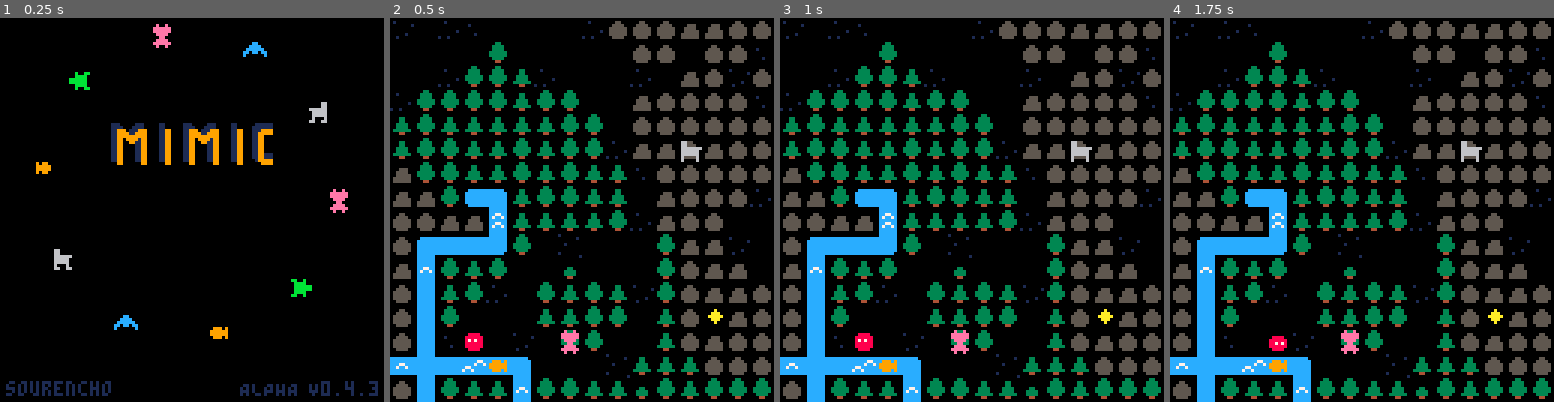
Above: before the commit, frames 1-4 (left to right).
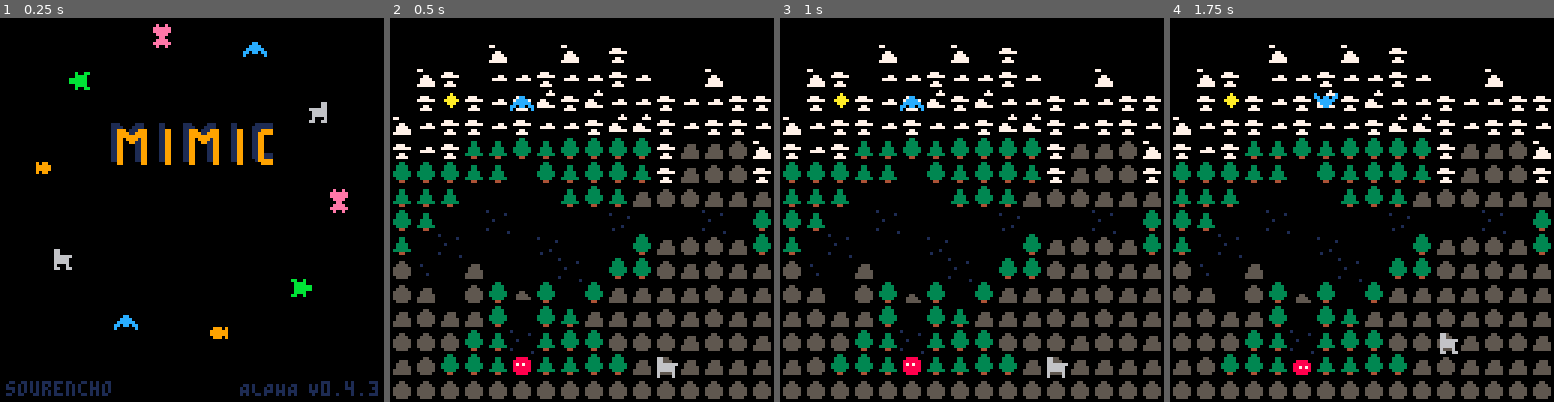
Above: after the commit, the same moments.

Repository: sourencho/mimic
Game: PICO-8 cartridge mimic.p8
Two runs of this game, one before a commit and one after it. Both use one fixed random seed, a clock stepped at 60 frames per second and the inputs below.
Inputs:
- Up to frame 1 (0.25 s): no input
- Up to frame 2 (0.5 s): tap X (X key) at 0.33 s
- Up to frame 3 (1 s): tap O (Z key) at 0.7 s
- Up to frame 4 (1.75 s): tap X (X key) at 1.07 s; hold Right from 1.6 s (still down); tap O (Z key) at 1.7 s

Frame 1 is identical in both runs. In frame 2, 31% of the frame differs, in the area x 0-100%, y 0-100%; in frame 3, 31%; in frame 4, 31%.

Commit message:
Make pushable tiles shake to show they are pushable

Diff:
--- a/mimic.p8
+++ b/mimic.p8
@@ -9,7 +9,7 @@
 -- DATA
 
 -- SETTINGS
-start_level = 6
+start_level = 3
 level_count = 15
 skip_tutorial = true
 skip_levels = {4, 7, 9}
@@ -96,6 +96,8 @@
 LEFT =  {x=-1, y = 0}
 OTHER = {x=-1, y =-1}
 STILL = {x= 0, y = 0}
+
+DELTAS = {UP, DOWN, LEFT, RIGHT}
 
 red_pal = {[6]=8, [9]=8, [10]=8, [11]=8, [12]=8, [13]=8, [14]=8, [15]=8}
 
@@ -675,10 +677,23 @@
     local new_pos = v_addv(pos, delta)
 
     -- only allow to push onto ground for now
-    if (is_static_tile(ground, new_pos) and is_dynamic_tile(ground, new_pos)) then
+    if (is_pushable(pos, delta)) then
         level_dynamic_tiles[new_pos.x][new_pos.y] = level_dynamic_tiles[pos.x][pos.y]
         level_dynamic_tiles[pos.x][pos.y] = ground_spr
     end
+end
+
+function is_pushable(pos, delta)
+    local new_pos = v_addv(pos, delta)
+    -- only allow to push onto ground for now
+    return is_static_tile(ground, new_pos) and is_dynamic_tile(ground, new_pos)
+end
+
+function is_pushable_anywhere(pos)
+    for d in all(DELTAS) do
+        if (is_pushable(pos, v_mults(d,-1)) and is_pushable(pos, d)) return true
+    end
+    return false
 end
 
 function get_pattern_index(a)
@@ -895,10 +910,10 @@
 end
 
 function is_stuck(p)
-    return not (can_move(v_addv(p.pos, RIGHT), p) or
-                can_move(v_addv(p.pos, LEFT), p) or
-                can_move(v_addv(p.pos, UP), p) or
-                can_move(v_addv(p.pos, DOWN), p))
+    for d in all(DELTAS) do
+        if (can_move(v_addv(p.pos, d), p)) return false
+    end
+    return true
 end
 
 function no_npc()
@@ -1436,7 +1451,7 @@
                 dynamic_spr = ground_spr
                 static_spr = tile_sprites[a.move_abilities[1]]
             else
-                debug.print(i.." "..j.." "..tile_class.." tile not dynamic or static")
+                -- debug.print(i.." "..j.." "..tile_class.." tile not dynamic or static")
             end
             level_dynamic_tiles[i][j] = dynamic_spr
             level_static_tiles[i][j] = static_spr
@@ -1717,16 +1732,26 @@
     draw_particles()
 end
 
+function maybe_add_shake(x, y)
+    local speed = slow_speed * 6
+    if game.tick % speed < 3 then
+        return x, y-1
+    elseif game.tick % speed < 4 then
+        return x, y
+    elseif game.tick % speed < 7 then
+        return x, y-1
+    else
+        return x, y
+    end
+end
+
 function draw_level()
-    local t
     for i=0,level_size-1 do
         for j=0,level_size-1 do
-            for t in all({level_static_tiles[i][j], level_dynamic_tiles[i][j]}) do
-                if (t == nil) print(i.." "..j)
-                if t > 0 then
-                    spr(t, i*8, j*8)
-                end
-            end
+            local x, y = i*8, j*8
+            spr(level_static_tiles[i][j], x, y)
+            if (is_pushable_anywhere({x=i, y=j})) x, y = maybe_add_shake(x, y)
+            spr(level_dynamic_tiles[i][j], x, y)
         end
     end
 
@@ -1898,6 +1923,7 @@
 
 -- == DEBUG pico-kit ==
 
+--[[
 debug = {}
 function debug.tstr(t, indent)
  indent = indent or 0
@@ -1928,6 +1954,7 @@
   end
  end
 end
+--]]
 
 -- == GAME LOOP ==
 
@@ -2410,11 +2437,11 @@
 0808080808080808080808080808080802020202020000000800000000000000020202020000000000000000000000000202020200000000000000000000000000000000000000000000000000000000000000000000000000000000000000000000000000000000000000000000000000000000000000000000000000000000
 __map__
 6060606160606060606060606061606041414141414141414141414141414141606161626060606060606060606160604141414141414141414141414141414160606060606060606060606060606060616062616060606061605061606160604241717041414141715050505151505050515150505150576060606051515151
-6071414170426060616061616061606241714161626161704141704141414241606061606060606060616260626060604141414143414143416341414141414160606060606060606060606060616061606160606060606161626150506260604141414160414141414150504150507050504241505151576141714151515151
-6141704141416060607241704261606041416047487849617141414141414141484c60626061606162606060606060604143434143436343436343414143414161616160616161616161606147487848606262606161616260606160505060604141716060617141414171415150425051514141412841576141627041515151
+6071414170426060616061616061606241714161626161704141704141414241606061606060606060616260626060604141414153414153416341414141414160606060606060606060606060616061606160606060606161626150506260604141414160414141414150504150507050504241505151576141714151515151
+6141704141416060607241704261606041416047487849617141414141414141484c60626061606162606060606060604153634143436343436343414153414161616160616161616161606147487848606262606161616260606160505060604141716060617141414171415150425051514141412841576141627041515151
 60714141417160616041616061616160716062574070674960414141414141705157606060406060606060605160606041634063431773637343436343436363616061616261606161616161576060606060616160606060616060515150606171606060606160604141515050505070507041414141717a6161614141425151
-6160606061606061424160606161616041416057414171674c617041417141415167784848496060614748496051606043436363436343436373736343636343487848496115614748784849576060616061616160626260606160504050606061606161616161606041505050505050714141724150415761616147484a5151
-606060606060606141606160606060604141616a49414141576041414141414150515151516a48480758707a51516060434343616160616060606063515150536060615761616157515050676d606161606060606060606161606050505060606160606161606160607151512751505060414141505050576161157a51515151
+6160606061606061424160606161616041416057414171674c617041417141415167784848496060614748496051606053436363436343436373736343636343487848496115614748784849576060616061616160626260606160504050606061606161616161606041505050505050714141724150415761616147484a5151
+606060606060606141606160606060604141616a49414141576041414141414150515151516a48480758707a51516060634363616160616060606063515150536060615761616157515050676d606161606060606060606161606050505060606160606161606160607151512751505060414141505050576161157a51515151
 60054142417042414170424160604060424141616749417057607160606070415051515151515151516a486c5160606060606061614160616060616351505063606061677948486d5161616160607061606260516060606260515051505151505160606161606160616170505050505060414150505050594848486951515151
 6060606060416060606060606061606041704141606778485860606260606060502750515150505151515151516160606161614141414161606151505051515161616051505150515141714172414161605051516060606060504150505061515151605b49616060616141515050507160505151515151574241415751515151
 616060616041426061606160606060604141414160606060674961606062606051515150515151515150774a51606060606141417241414141424141417241606051515150505150514170414141416160515051424170606051715051506050505051517b6161616160715150504141607051474848486d3541476c50515051
@@ -2425,10 +2452,10 @@
 6060606a484961606041606015606060414241414241414142414161626261606061576060507041515051515160606050505060617261606050505051505051514051515167496142624141714160616260515050610561616151516151506150577005414241156041416150515050606161616150505151514b5160606060
 606161606167496060606060606061604141057041714141414141606161156148486d60616050606051515060606061515060606105616160605127515151515151515151515761056160604141616060615051506060606060626060606161795d487807494141417261616150505060616161616161515151515160604060
 6160616060607a6061606061606060607041414141704141414171417160616160606060606261606160606060606162505050505050505050505050505050505150505250507a6060606060606060606051505061606161616161616161606050576061617a6060616162606160606060606060606060605150515160606060
-4100004141414141414141414141414160606060606060606060606060606060606062616161605050437343736373634141414141414141414141414141414141414150514141414141414170504141616060605051505150576070414161614363736363436373636343736373637300000000000000000000000000000000
+4141414141414141414141414141414160606060606060606060606060606060606062616161605050437343736373634141414141414141414141414141414141414150514141414141414170504141616060605051505150576070414161614363736363436373636343736373637300000000000000000000000000000000
 41414141424141414041414241414141606060606060606060606060606160616177484878484848077948484c436363417041414141414171414141414141414170414105704150424141414241514160606160605051514e7a6161424748797373736373634373636343736363636300000000000000000000000000000000
-417041414141424363437241414141416161616061616161616160614748784861574171637350734343505067484973414141417e4141414141416f4141414141514141414150514141414152414171616161606051515e6e576161617b60614373637342414141417241727363636e00000000000000000000000000000000
-417041414141736363734341414141416160616162616061616161615760606061577018736350517363434350635773414141414141417241414141414142417041415041425051524141704141524160615a60605151505e677848486961706163637241414363734341186373634e00000000000000000000000000000000
+417041414141424363437241414141416161616061616161616160614748784861574171637350734343505067484973414141417e4141414141416f4141414141514141414141514141415241414171616161606051515e6e576161617b60614373637342414141417241727363636e00000000000000000000000000000000
+417041414141736363734341414141416160616162616061616161615760606061577018736350517363434350635773414141414141417241414141414142417041415041427051524141704152414160615a60605151505e677848486961706163637241414363734341186373634e00000000000000000000000000000000
 4141414141634317436363634241414148784849611561474878484957606061627b7141637343505050735043637a43414141414141414141414141414141414151417151505051714151514141414160607b6060515e5e7e7e4f6e7e576141606061414147784848484c7163635e7e00000000000000000000000000000000
 424141414373636351504363434141416060615761616157515050676d6061616157707160626060515050504363577372415050505050505050505050504141415251505e6e512751507e4f52504141606167487948496e5e6e6e7e4f7a607161616141776c4241417167496f5f6e5e00000000000000000000000000000000
 41414141636343515050517373414141606061677948486d51616161606070616157414160606060606050505043576141415005726060606e6f7e5e7e504141506e7e51514e7e4e7e6f6e51505172416060616061606778496e6e6e6f67496060606141576051417051617b4f7e5f5e00000000000000000000000000000000
